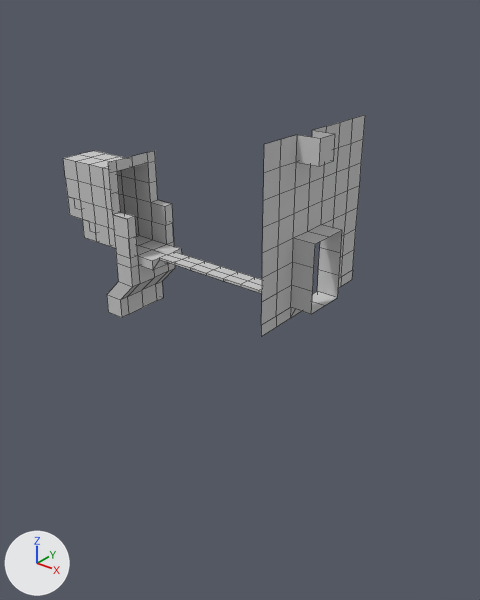
What one commit did to the FBX model Assets/gra_3d/geometry-10-room3part1.FBX.
Both versions are drawn from a 50 mm lens placed at (34.35, -6.52, 5.15), pointed at (25.84, 4.11, -1.44). The axes (+X, +Y, +Z) are drawn at lower left. The lights are the same throughout. Mesh edges are drawn as thin lines. Where no turn or scale is listed for an object, it has been applied to the vertices. Vertices at the same position are counted once.

Before the edit, the objects in view are built like this:
```python
me_mesh = bpy.data.meshes.new('Mesh')
me_mesh.from_pydata(...)  # 291 vertices, 229 faces; spans x 0.0..7.62, y -2.03..1.52, z -2.79..2.54
me_mesh.materials.append(mat_01___default)  # its picture is missing
ob_room3_part1 = bpy.data.objects.new('room3-part1', me_mesh)
ob_room3_part1.location = (20.32, 4.83, 0.0)
```
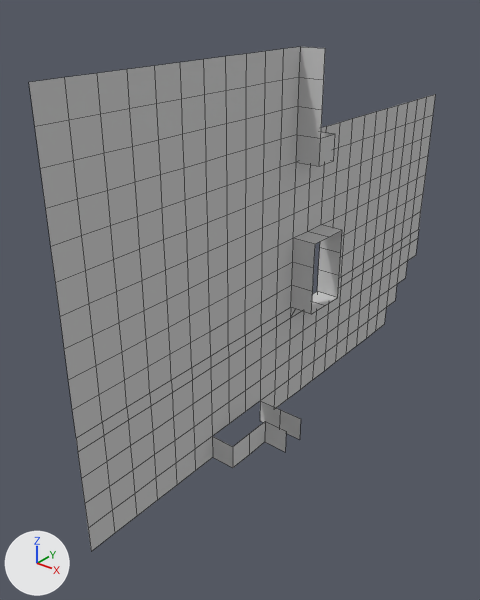
Boxes [x1, y1, x2, y2] around the edits, measured in the pictures (480 x 600 px):
'room3-part1', reshaped (35% wider, 126% taller): before [63, 115, 365, 337]; after [29, 47, 436, 551]
part 1 of me_mesh, added: after [29, 47, 436, 551]

Edits to the bpy script that builds the scene:
```text
Change me_mesh:
    used by ob_room3_part1; location = (20.32, 4.83, 0.0)
    remove me_mesh.from_pydata(...)  # 291 vertices, 229 faces; spans x 0.0..7.62, y -2.03..1.52, z -2.79..2.54
    add me_mesh.from_pydata(...)  # 616 vertices, 516 faces; spans x 0.0..8.13, y -6.6..5.08, z -3.3..4.06
    me_mesh part 1: 283 vertices added at x 7.11..8.13, y -6.6..5.08, z -3.3..4.06
```
